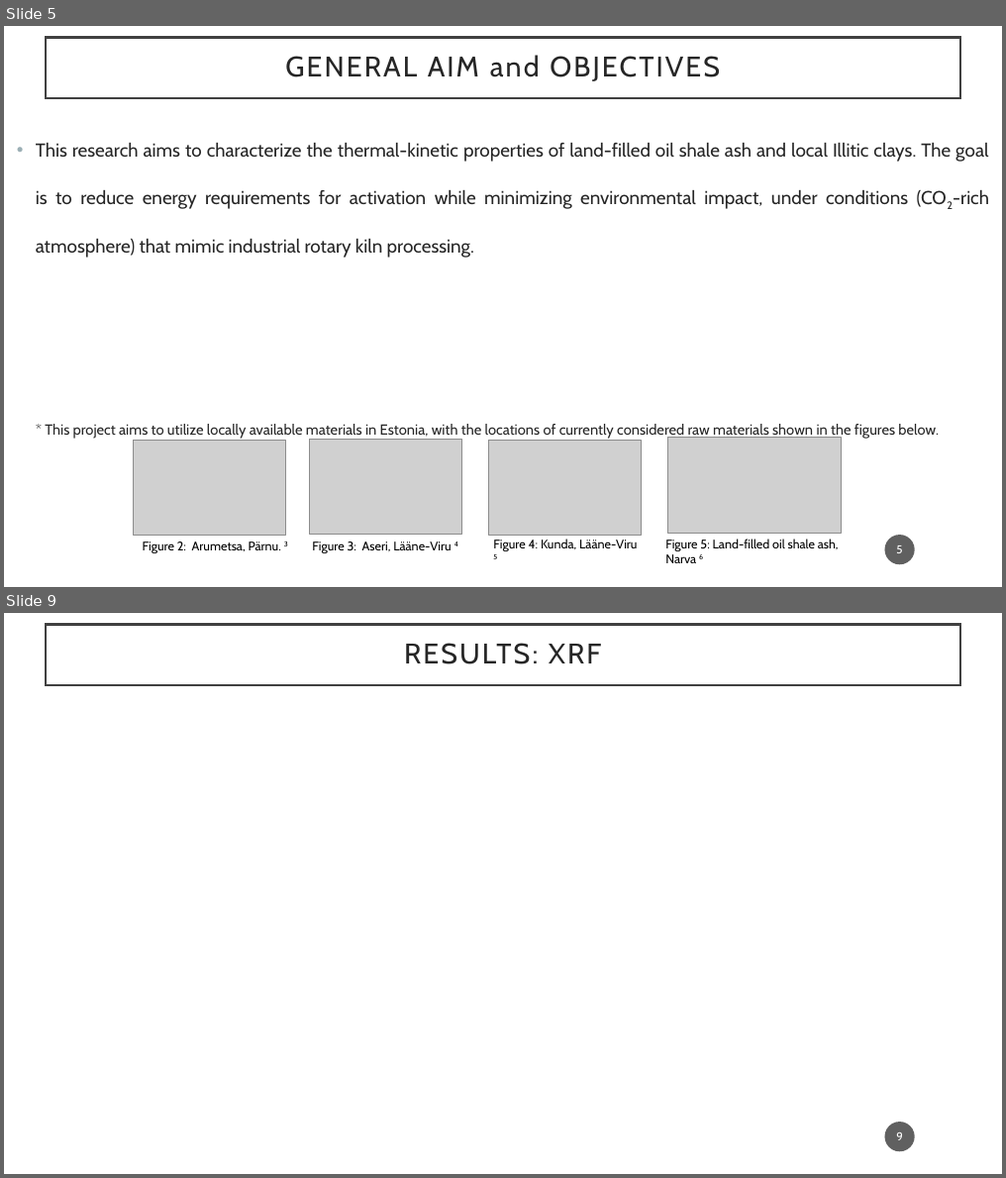
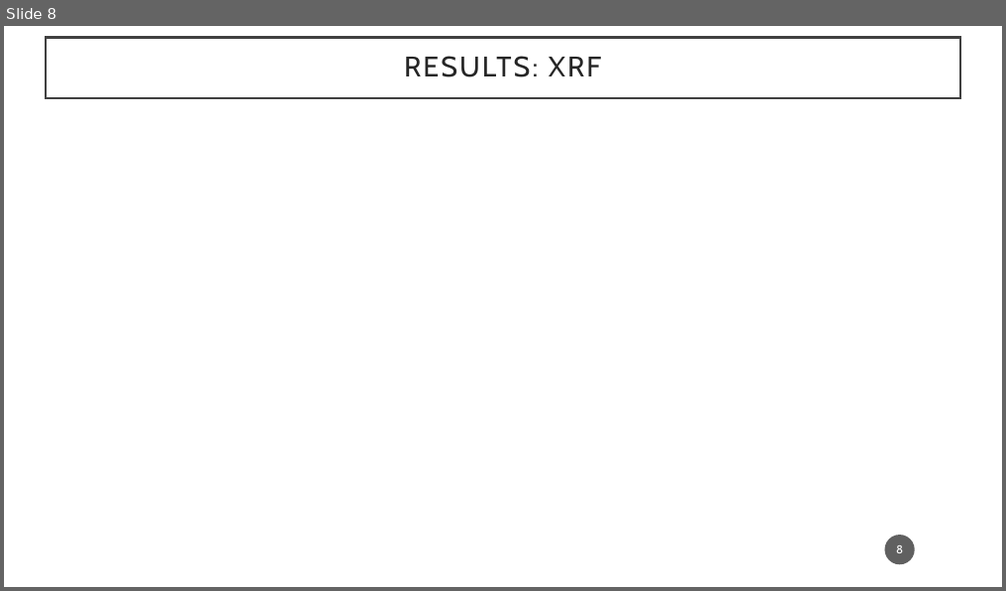
Before and after one commit to Ju-arch720/XRD_xls_raw_converter, a slide deck: Advanced_Characterization/Presentation_Adv_char.pptx. Shown one above the other, each under a label of ours: slides 5 and 9 before the commit, slide 8 after it; the slides between them are not shown. The pictures are 1006x1178 and 1006x591 pixels, drawn with LibreOffice and Linux fonts; fonts in the diff are those of the drawing; grey boxes stand for pictures; background and template pictures are left out. Boxes give left, top, right and bottom in pixels: in the first picture for what was removed or moved away, otherwise in the second. Text is boxed around its words. In the diff, an @@ line names an element or a change of style, - is before the commit and + after.

```diff
--- a/Advanced_Characterization/Presentation_Adv_char.pptx
+++ b/Advanced_Characterization/Presentation_Adv_char.pptx
@@ slide 5 removed at (4,26,1002,587), background #FFFFFF @@
@@ rectangle removed at (46,37,960,98) @@
-GENERAL AIM and OBJECTIVES
@@ text removed at (36,143,989,439) @@
-• This research aims to characterize the thermal-kinetic properties of land-filled oil shale ash and local Illitic clays. The goal is to reduce energy requirements for activation while minimizing environmental impact, under conditions (CO2-rich atmosphere) that mimic industrial rotary kiln processing.
-  * This project aims to utilize locally available materials in Estonia, with the locations of currently considered raw materials shown in the figures below.
@@ picture removed at (133,440,285,535) @@
@@ picture removed at (310,439,462,534) @@
@@ picture removed at (488,440,642,535) @@
@@ picture removed at (668,437,841,534) @@
@@ text removed at (143,542,288,554) @@
-Figure 2: Arumetsa, Pärnu. 3
@@ text removed at (312,542,458,554) @@
-Figure 3: Aseri, Lääne-Viru 4
@@ text removed at (493,539,637,560) @@
-Figure 4: Kunda, Lääne-Viru 5
@@ text removed at (665,539,839,564) @@
-Figure 5: Land-filled oil shale ash, Narva 6
@@ page number removed at (885,535,915,565) @@
-5
@@ what was slide 9 is now slide 8 @@
@@ page number at (896,546,903,554): text changed @@
-9
+8
```
Also in this commit, not shown: 4 slides changed, 5 slides added, 18 other slides removed, 1 other file.
